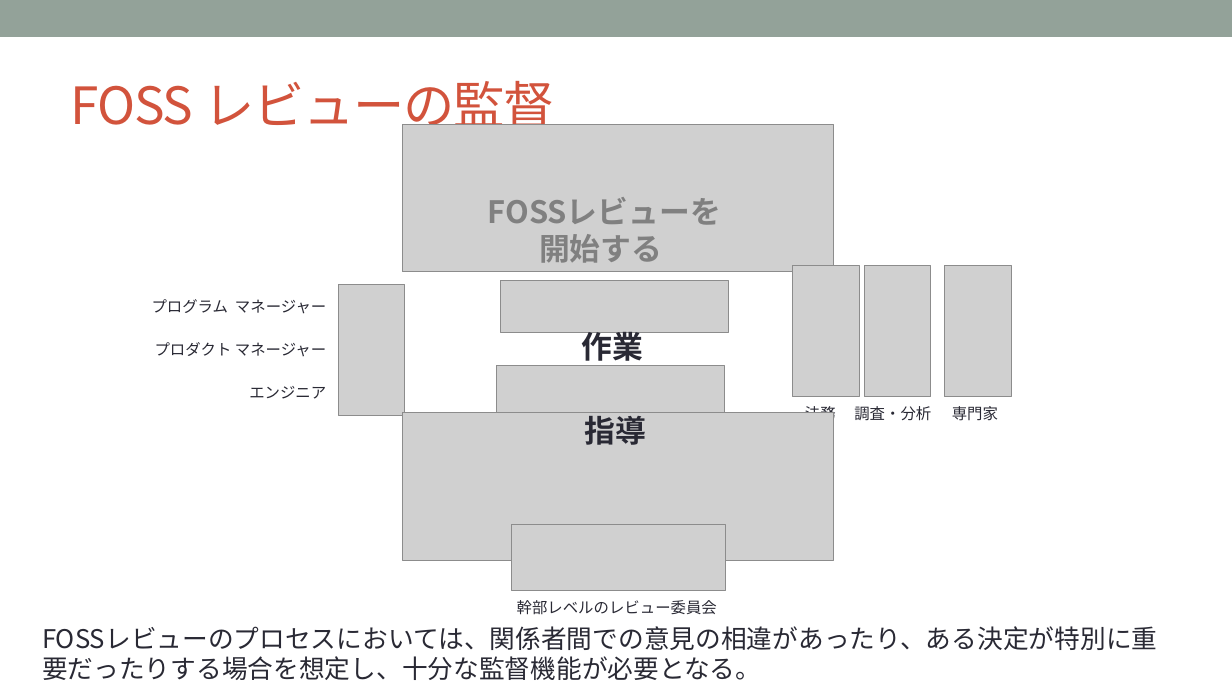
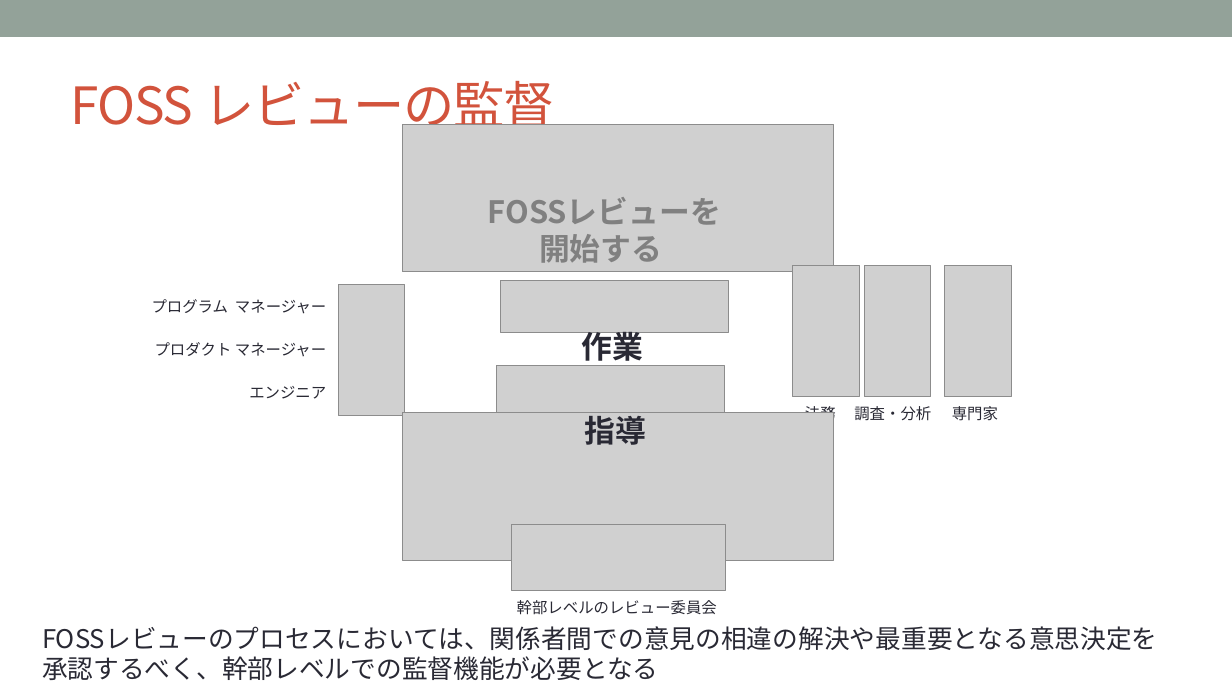
Before and after one commit to OpenChain-Project/Curriculum-Translation-JP, a slide deck: slide 53 of REVIEW/Version_for_v1.1/openchain-curriculum-for-1-1_JP_review_tani.pptx. Drawn at 1232x693 pixels with LibreOffice and Linux fonts; fonts in the diff are those of the drawing; grey boxes stand for pictures; background and template pictures are left out. Boxes give left, top, right and bottom in pixels: in the first picture for what was removed or moved away, otherwise in the second. Text is boxed around its words. In the diff, an @@ line names an element or a change of style, - is before the commit and + after.

```diff
--- a/REVIEW/Version_for_v1.1/openchain-curriculum-for-1-1_JP_review_tani.pptx
+++ b/REVIEW/Version_for_v1.1/openchain-curriculum-for-1-1_JP_review_tani.pptx
@@ text at bbox=[42, 626, 1158, 680]: text changed @@
-FOSSレビューのプロセスにおいては、関係者間での意見の相違があったり、ある決定が特別に重要だったりする場合を想定し、十分な監督機能が必要となる。
+FOSSレビューのプロセスにおいては、関係者間での意見の相違の解決や最重要となる意思決定を承認するべく、幹部レベルでの監督機能が必要となる
```
Also in this commit, not shown: 12 other slides changed, 2 slides added, 2 slides removed.
